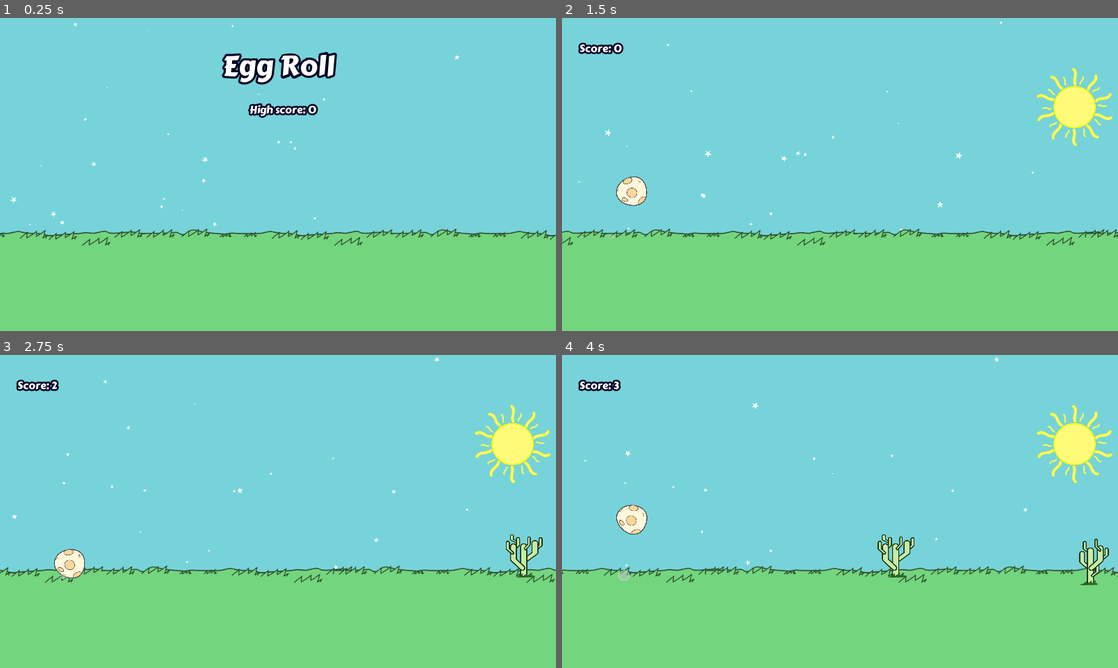
Above: before the commit, frames 1-4 (two rows, left to right).
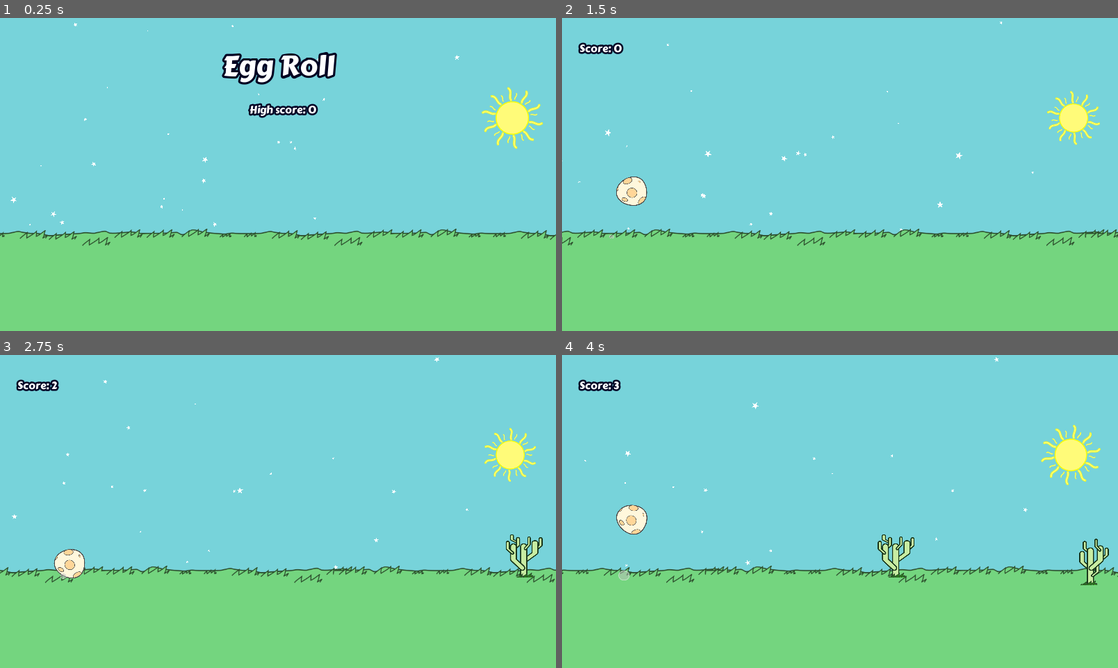
Above: after the commit, the same moments.

Repository: deutandev/Godot-Egg-Roll
Game: Godot game, scene res://src/UI/title.tscn
The game is run twice, just before and just after one commit, with the same random seed, the same clock (stepped at 60 frames per second) and the same inputs.
Inputs:
- Up to frame 1 (0.25 s): no input
- Up to frame 2 (1.5 s): tap Space (jump) at 0.6, 0.77, 1.07, 1.35 s
- Up to frame 3 (2.75 s): tap Space (jump) at 1.52, 1.82, 2.1 s
- Up to frame 4 (4 s): tap Space (jump) at 2.85, 3.02, 3.32, 3.6, 3.77 s

The runs differ from the first frame. In frame 1, 0.8% of the frame differs, in the area x 86-98%, y 22-42%; in frame 2, 1.1%; in frame 3, 1.1%; in frame 4, 1.1%, in the area x 85-99%, y 16-42%.

Commit message:
Animate the Sun

Diff:
--- a/src/Main/Main.tscn
+++ b/src/Main/Main.tscn
@@ -1,11 +1,10 @@
-[gd_scene load_steps=8 format=2]
+[gd_scene load_steps=7 format=2]
 
 [ext_resource path="res://src/Player/Player.tscn" type="PackedScene" id=1]
 [ext_resource path="res://src/Main/Main.gd" type="Script" id=2]
 [ext_resource path="res://src/bg/Background.tscn" type="PackedScene" id=3]
 [ext_resource path="res://src/UI/ui_theme.tres" type="Theme" id=4]
 [ext_resource path="res://src/Main/UFOspawner.tscn" type="PackedScene" id=5]
-[ext_resource path="res://src/img/sun.png" type="Texture" id=6]
 
 [sub_resource type="RectangleShape2D" id=1]
 extents = Vector2( 57.145, 8.00006 )
@@ -56,9 +55,5 @@
 [node name="Background" parent="." instance=ExtResource( 3 )]
 
 [node name="UFOspawner" parent="." instance=ExtResource( 5 )]
-
-[node name="sun" type="Sprite" parent="."]
-position = Vector2( 1180, 205 )
-texture = ExtResource( 6 )
 [connection signal="timeout" from="ObstacleTimer" to="." method="_on_ObstacleTimer_timeout"]
 [connection signal="timeout" from="ScoreTimer" to="." method="_on_ScoreTimer_timeout"]
--- a/src/bg/Background.tscn
+++ b/src/bg/Background.tscn
@@ -1,8 +1,67 @@
-[gd_scene load_steps=4 format=2]
+[gd_scene load_steps=7 format=2]
 
 [ext_resource path="res://src/juice/Starfield.tscn" type="PackedScene" id=1]
 [ext_resource path="res://src/img/land.png" type="Texture" id=2]
 [ext_resource path="res://src/bg/ParallaxBackground.gd" type="Script" id=3]
+[ext_resource path="res://src/img/sun.png" type="Texture" id=4]
+
+[sub_resource type="Animation" id=1]
+resource_name = "rotates"
+length = 500.0
+loop = true
+tracks/0/type = "value"
+tracks/0/path = NodePath("sun:rotation_degrees")
+tracks/0/interp = 1
+tracks/0/loop_wrap = true
+tracks/0/imported = false
+tracks/0/enabled = true
+tracks/0/keys = {
+"times": PoolRealArray( 0, 250, 500, 741.4, 991.4, 1241.4 ),
+"transitions": PoolRealArray( 1, 1, 1, 1, 1, 1 ),
+"update": 0,
+"values": [ 0.0, 360.0, 180.0, 0.0, 360.0, 180.0 ]
+}
+tracks/1/type = "value"
+tracks/1/path = NodePath("sun:position")
+tracks/1/interp = 1
+tracks/1/loop_wrap = true
+tracks/1/imported = false
+tracks/1/enabled = true
+tracks/1/keys = {
+"times": PoolRealArray( 0, 500 ),
+"transitions": PoolRealArray( 1, 1 ),
+"update": 0,
+"values": [ Vector2( 1180, 230 ), Vector2( -99.4442, 230 ) ]
+}
+
+[sub_resource type="Animation" id=2]
+resource_name = "scale"
+length = 3.0
+loop = true
+tracks/0/type = "value"
+tracks/0/path = NodePath("sun:scale")
+tracks/0/interp = 1
+tracks/0/loop_wrap = true
+tracks/0/imported = false
+tracks/0/enabled = true
+tracks/0/keys = {
+"times": PoolRealArray( 0, 1.5, 3 ),
+"transitions": PoolRealArray( 1, 1, 1 ),
+"update": 0,
+"values": [ Vector2( 1, 1 ), Vector2( 0.7, 0.7 ), Vector2( 1, 1 ) ]
+}
+tracks/1/type = "value"
+tracks/1/path = NodePath("sun:rotation_degrees")
+tracks/1/interp = 1
+tracks/1/loop_wrap = true
+tracks/1/imported = false
+tracks/1/enabled = true
+tracks/1/keys = {
+"times": PoolRealArray( 0, 3 ),
+"transitions": PoolRealArray( 1, 1 ),
+"update": 0,
+"values": [ 0.0, 360.0 ]
+}
 
 [node name="Background" type="CanvasLayer"]
 
@@ -32,6 +91,20 @@
 [node name="ParallaxLayer" type="ParallaxLayer" parent="ParallaxBackground"]
 motion_mirroring = Vector2( 1689, 0 )
 
-[node name="Sprite" type="Sprite" parent="ParallaxBackground/ParallaxLayer"]
+[node name="Grass" type="Sprite" parent="ParallaxBackground/ParallaxLayer"]
 position = Vector2( 693.233, 504 )
 texture = ExtResource( 2 )
+
+[node name="sun" type="Sprite" parent="."]
+position = Vector2( 1180, 230 )
+rotation = 1.58463
+scale = Vector2( 0.848679, 0.848679 )
+texture = ExtResource( 4 )
+
+[node name="RotateMoveSun" type="AnimationPlayer" parent="."]
+autoplay = "rotates"
+anims/rotates = SubResource( 1 )
+
+[node name="ScaleSun" type="AnimationPlayer" parent="."]
+autoplay = "scale"
+anims/scale = SubResource( 2 )
Binary file changed: src/img/sun.png
